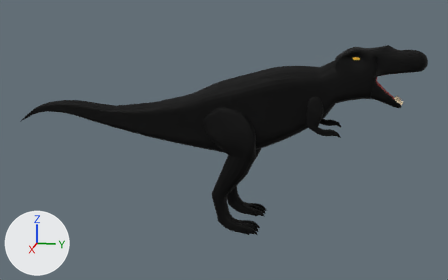
The Blender file Art/3D models/dino.blend: old version first, new version second.
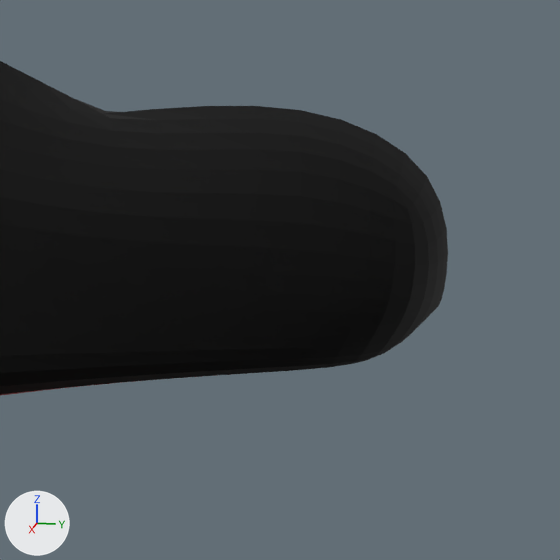
There are two pictures of each version: one whole from a 50 mm camera at (107.5, 18.1, 41.9) aimed at (-0.3, -3.5, 14.9), one close up on the part from 87% to 98% of the width and 15% to 32% of the height. The axes (+X, +Y, +Z) are drawn at lower left. The lights are the same throughout.
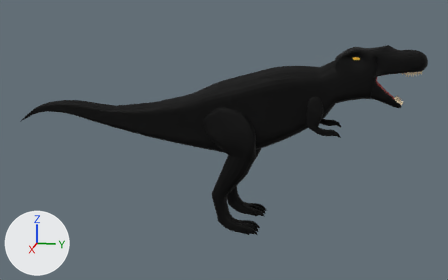
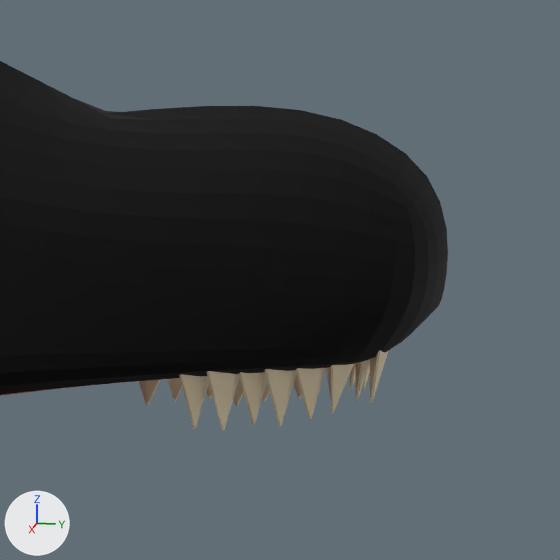
Where the change shows, as pixel boxes [x1, y1, x2, y2] in the close-ups (560 x 560 px):
'Plane.016', added: after [207, 371, 240, 430]
'Plane.014', added: after [264, 369, 297, 426]
'Plane.017', added: after [179, 374, 209, 429]
'Plane.012', added: after [296, 368, 326, 420]
'Plane.015', added: after [239, 372, 267, 425]
'Plane.011', added: after [331, 364, 354, 414]
'Plane.018', added: after [139, 378, 212, 406]
'Plane.009', added: after [370, 350, 389, 403]
'Plane.013', added: after [233, 374, 302, 407]
'Plane.020', added: after [355, 359, 370, 400]
'Plane.019', added: after [350, 363, 355, 390]
'Plane.010', added: after [326, 367, 331, 399]
'Plane.008', added: after [362, 363, 370, 390]

What changed in the scene script:
```text
Add ob_plane_020:
    ob_plane_020 = bpy.data.objects.new('Plane.020', me_plane_002.copy())  # the mesh of ob_plane_001
    ob_plane_020.parent = ob_cube_002
    ob_plane_020.location = (0.776, 40.22, 28.23)
    ob_plane_020.rotation_euler = (0.0263, 3.214, -0.0384)  # degrees (1.5, 184, -2.2)
    ob_plane_020.scale = (1.17, 1.17, 1.17)
Add ob_plane_019:
    ob_plane_019 = bpy.data.objects.new('Plane.019', me_plane.copy())  # the mesh of ob_plane
    ob_plane_019.parent = ob_cube_002
    ob_plane_019.location = (0.0488, 40.21, 28.21)
    ob_plane_019.rotation_euler = (0.0319, 3.023, -0.0329)  # degrees (1.8, 173, -1.9)
    ob_plane_019.scale = (1.17, 1.17, 1.17)
Add ob_plane_018:
    ob_plane_018 = bpy.data.objects.new('Plane.018', me_plane_006.copy())  # the mesh of ob_plane_005
    ob_plane_018.parent = ob_cube_002
    ob_plane_018.location = (-0.832, 38.31, 28.34)
    ob_plane_018.rotation_euler = (-0.00615, 2.852, -0.0306)  # degrees (-0.4, 163, -1.8)
    ob_plane_018.scale = (1.17, 1.17, 1.17)
Add ob_plane_017:
    ob_plane_017 = bpy.data.objects.new('Plane.017', me_plane_008.copy())  # the mesh of ob_plane_007
    ob_plane_017.parent = ob_cube_002
    ob_plane_017.location = (1.775, 37.88, 28.47)
    ob_plane_017.rotation_euler = (-0.022, 3.384, -0.0388)  # degrees (-1.3, 194, -2.2)
    ob_plane_017.scale = (1.17, 1.17, 1.17)
Add ob_plane_016:
    ob_plane_016 = bpy.data.objects.new('Plane.016', me_plane_008.copy())  # the mesh of ob_plane_007
    ob_plane_016.parent = ob_cube_002
    ob_plane_016.location = (1.741, 38.27, 28.45)
    ob_plane_016.rotation_euler = (-0.022, 3.384, -0.0388)  # degrees (-1.3, 194, -2.2)
    ob_plane_016.scale = (1.17, 1.17, 1.17)
Add ob_plane_015:
    ob_plane_015 = bpy.data.objects.new('Plane.015', me_plane_008.copy())  # the mesh of ob_plane_007
    ob_plane_015.parent = ob_cube_002
    ob_plane_015.location = (1.559, 38.69, 28.51)
    ob_plane_015.rotation_euler = (-0.022, 3.384, -0.0388)  # degrees (-1.3, 194, -2.2)
    ob_plane_015.scale = (1.17, 1.17, 1.17)
Add ob_plane_014:
    ob_plane_014 = bpy.data.objects.new('Plane.014', me_plane_008.copy())  # the mesh of ob_plane_007
    ob_plane_014.parent = ob_cube_002
    ob_plane_014.location = (1.524, 39.05, 28.49)
    ob_plane_014.rotation_euler = (-0.022, 3.384, -0.0388)  # degrees (-1.3, 194, -2.2)
    ob_plane_014.scale = (1.17, 1.17, 1.17)
Add ob_plane_013:
    ob_plane_013 = bpy.data.objects.new('Plane.013', me_plane_006.copy())  # the mesh of ob_plane_005
    ob_plane_013.parent = ob_cube_002
    ob_plane_013.location = (-0.632, 39.53, 28.4)
    ob_plane_013.rotation_euler = (-0.00615, 2.852, -0.0306)  # degrees (-0.4, 163, -1.8)
    ob_plane_013.scale = (1.17, 1.17, 1.17)
Add ob_plane_012:
    ob_plane_012 = bpy.data.objects.new('Plane.012', me_plane_008.copy())  # the mesh of ob_plane_007
    ob_plane_012.parent = ob_cube_002
    ob_plane_012.location = (1.399, 39.46, 28.58)
    ob_plane_012.rotation_euler = (-0.022, 3.384, -0.0388)  # degrees (-1.3, 194, -2.2)
    ob_plane_012.scale = (1.17, 1.17, 1.17)
Add ob_plane_011:
    ob_plane_011 = bpy.data.objects.new('Plane.011', me_plane_004.copy())  # the mesh of ob_plane_003
    ob_plane_011.parent = ob_cube_002
    ob_plane_011.location = (1.271, 39.82, 28.58)
    ob_plane_011.rotation_euler = (-0.022, 3.384, -0.0388)  # degrees (-1.3, 194, -2.2)
    ob_plane_011.scale = (1.17, 1.17, 1.17)
Add ob_plane_010:
    ob_plane_010 = bpy.data.objects.new('Plane.010', me_plane_003.copy())  # the mesh of ob_plane_002
    ob_plane_010.parent = ob_cube_002
    ob_plane_010.location = (-0.389, 39.95, 28.4)
    ob_plane_010.rotation_euler = (-0.00615, 2.852, -0.0306)  # degrees (-0.4, 163, -1.8)
    ob_plane_010.scale = (1.17, 1.17, 1.17)
Add ob_plane_009:
    ob_plane_009 = bpy.data.objects.new('Plane.009', me_plane_002.copy())  # the mesh of ob_plane_001
    ob_plane_009.parent = ob_cube_002
    ob_plane_009.location = (0.988, 40.4, 28.22)
    ob_plane_009.rotation_euler = (0.0263, 3.214, -0.0384)  # degrees (1.5, 184, -2.2)
    ob_plane_009.scale = (1.17, 1.17, 1.17)
Add ob_plane_008:
    ob_plane_008 = bpy.data.objects.new('Plane.008', me_plane.copy())  # the mesh of ob_plane
    ob_plane_008.parent = ob_cube_002
    ob_plane_008.location = (-0.245, 40.4, 28.17)
    ob_plane_008.rotation_euler = (0.0319, 3.023, -0.0329)  # degrees (1.8, 173, -1.9)
    ob_plane_008.scale = (1.17, 1.17, 1.17)
```
